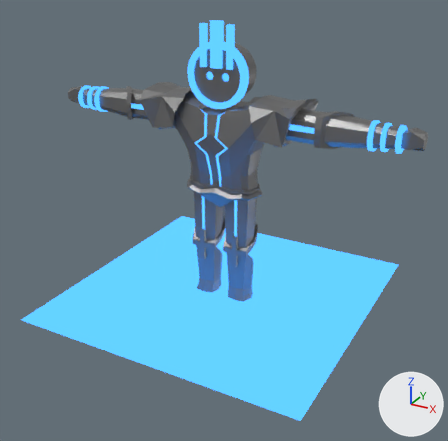
A saved change to the Blender file Assets/Models/Actors/KOLOSS_VF.blend.
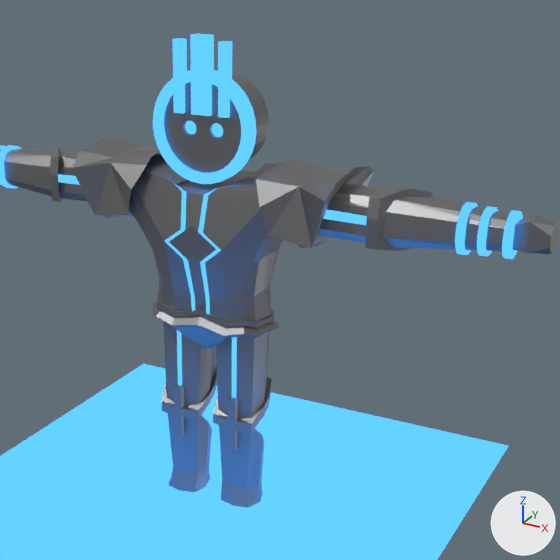
Each version appears first whole from a 50 mm lens placed at (4.16, -7.6, 5.01), pointed at (0.14, -0.28, 1.35), and next in a close-up on the part from 22% to 96% of the width and 0% to 75% of the height. The axes (+X, +Y, +Z) are drawn at lower right. The lights are the same throughout.

In view in the first close-up: 'Arms', 'Face', 'Floor', 'Hands', 'Head', 'Legs', 'Pauldrons', 'Torso'.
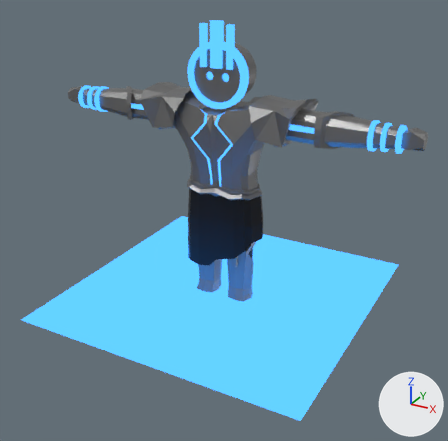
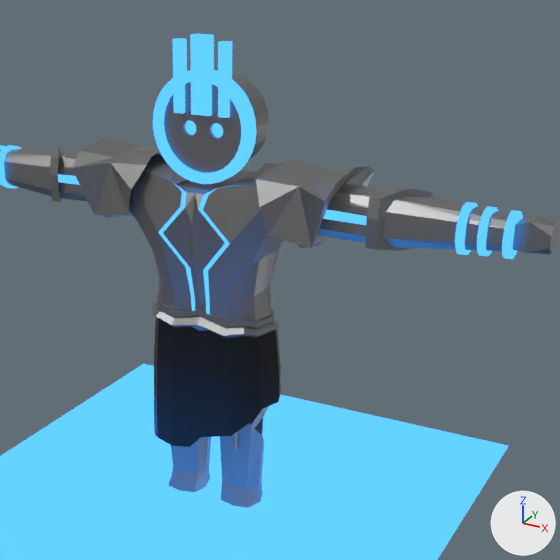
What differs and where, as boxes (x1, y1, x2, y2) in the close-ups (560 x 560 px; the box of a moved part takes in the faces that stretch with it):
'Torso', recoloured, surface changed, reshaped: before (128, 154, 283, 349); after (128, 154, 283, 338)
'Skirt', shown: after (154, 318, 281, 447)
part 1 of me_cube_001, moved or reshaped: (132, 182, 266, 309) in both

Edits to the bpy script that builds the scene:
```text
Change mat_cloth:
    mat_cloth.base_color: (1.0, 1.0, 1.0) -> (0.00248, 0.00248, 0.00248)  # white #ffffff -> black #080808
    mat_cloth.alpha: 0.0 -> 1.0
Change me_cube_001:
    where me_cube_001.from_pydata(...)  # 422 vertices, 447 faces; spans x 0.0..0.83, y 1.49..3.12, z -0.31..0.41
    used by ob_torso; location = (0.0, 0.0, 0.0); rotation_euler = (1.571, 0.0, 0.0), in degrees (90, 0, 0)
    me_cube_001 part 1
    me_cube_001.vertices[25].co: (0.11, 2.62, 0.41) -> (0.11, 2.81, 0.41)  # pixel (202, 232) -> pixel (202, 209)
    me_cube_001.vertices[26].co: (0.06, 2.62, 0.41) -> (0.06, 2.81, 0.41)  # pixel (198, 232) -> pixel (197, 209)
    me_cube_001.vertices[27].co: (0.27, 2.5, 0.41) -> (0.34, 2.56, 0.39)  # pixel (221, 250) -> pixel (230, 243)
    me_cube_001.vertices[28].co: (0.22, 2.5, 0.41) -> (0.29, 2.56, 0.39)  # pixel (216, 249) -> pixel (224, 242)
    me_cube_001.vertices[29].co: (0.11, 2.36, 0.38) -> (0.11, 2.28, 0.34)  # pixel (205, 262) -> pixel (208, 270)
    me_cube_001.vertices[30].co: (0.06, 2.36, 0.38) -> (0.06, 2.28, 0.34)  # pixel (200, 261) -> pixel (203, 269)
Change ob_skirt:
    remove ob_skirt.hide_set(True)
```
